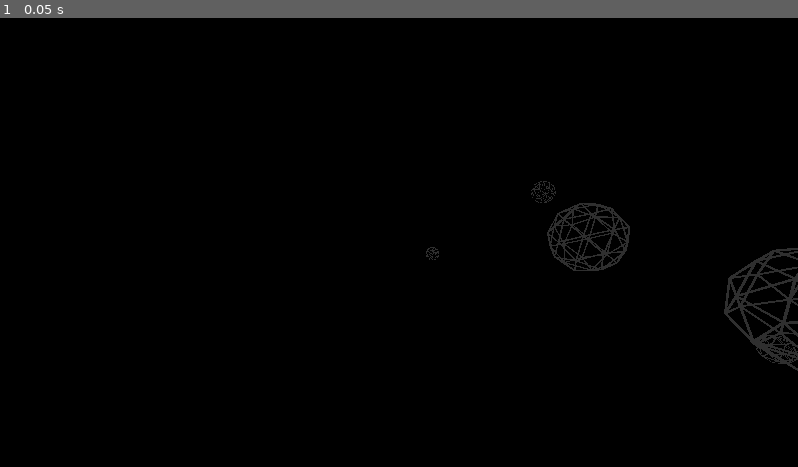
Above: before the commit, frame 1.
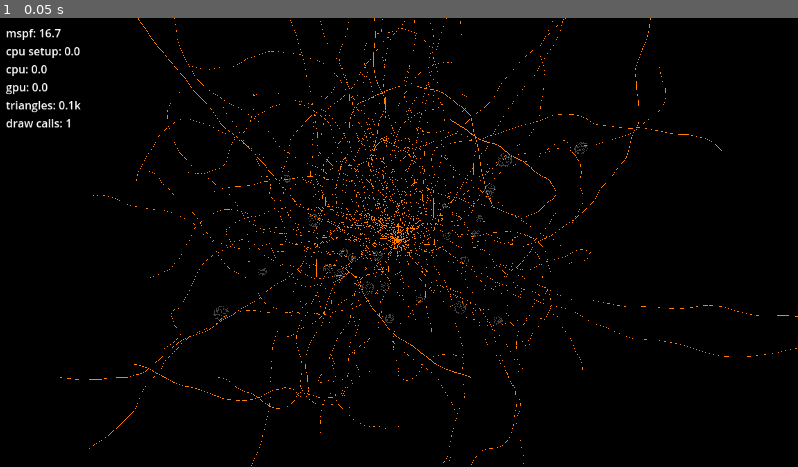
Above: after the commit, the same moment.

Repository: Draradech/NewtonWars3D
Game: Godot game, scene res://main.tscn
Same seed, same stepped clock (60 frames per second), same inputs: the game is played once before the commit and once after it.
Inputs:
- Up to frame 1 (0.05 s): no input

The runs differ from the first frame. In frame 1, 3.5% of the frame differs, in the area x 0-100%, y 0-100%.

Commit message:
camera, debug info, performance tests

Diff:
--- /dev/null
+++ b/camera.gd
@@ -0,0 +1,43 @@
+class_name OrbitCamera extends Camera3D
+
+# Mouse state
+var _mouse_move = Vector2(0.0, 0.0)
+
+# Movement state
+var _distance = 2000
+var _pitch = 0
+var _yaw = 0
+
+func _input(event):
+	# Receives mouse motion
+	if event is InputEventMouseMotion:
+		_mouse_move = event.relative
+
+	# Receives mouse button input
+	if event is InputEventMouseButton:
+		match event.button_index:
+			MOUSE_BUTTON_RIGHT: # Only allows rotation if right click down
+				Input.set_mouse_mode(Input.MOUSE_MODE_CAPTURED if event.pressed else Input.MOUSE_MODE_VISIBLE)
+			MOUSE_BUTTON_WHEEL_UP: # Decreases distance
+				_distance = clamp(_distance / 1.1, 1, 2000)
+			MOUSE_BUTTON_WHEEL_DOWN: # Increases distance
+				_distance = clamp(_distance * 1.1, 1, 2000)
+
+func _process(_delta):
+	var pos = Vector3(0, 0, _distance)
+
+	# Only rotates mouse if the mouse is captured
+	if Input.get_mouse_mode() == Input.MOUSE_MODE_CAPTURED:
+		_mouse_move *= 0.25
+		_yaw -= _mouse_move.x
+		_pitch -= _mouse_move.y
+		_mouse_move = Vector2(0, 0)
+
+		# Prevents looking up/down too far
+		_pitch = clamp(_pitch, -80, 80)
+
+	rotation.x = deg_to_rad(_pitch)
+	rotation.y = deg_to_rad(_yaw)
+	pos = pos.rotated(Vector3.RIGHT, deg_to_rad(_pitch))
+	pos = pos.rotated(Vector3.UP, deg_to_rad(_yaw))
+	position = pos
--- /dev/null
+++ b/debug_info.gd
@@ -0,0 +1,20 @@
+extends Label
+
+func _ready():
+	RenderingServer.viewport_set_measure_render_time(get_tree().root.get_viewport_rid(), true)
+
+func _process(delta):
+	text = "\
+	mspf: %.1f
+	cpu setup: %.1f
+	cpu: %.1f
+	gpu: %.1f
+	triangles: %.1fk
+	draw calls: %d" % [
+		delta * 1000,
+		RenderingServer.get_frame_setup_time_cpu(),
+		RenderingServer.viewport_get_measured_render_time_cpu(get_tree().root.get_viewport_rid()),
+		RenderingServer.viewport_get_measured_render_time_gpu(get_tree().root.get_viewport_rid()),
+		RenderingServer.get_rendering_info(RenderingServer.RENDERING_INFO_TOTAL_PRIMITIVES_IN_FRAME) * .001,
+		RenderingServer.get_rendering_info(RenderingServer.RENDERING_INFO_TOTAL_DRAW_CALLS_IN_FRAME),
+	]
--- a/main.tscn
+++ b/main.tscn
@@ -1,6 +1,10 @@
-[gd_scene load_steps=5 format=3 uid="uid://dmv0ts0ud224g"]
+[gd_scene load_steps=10 format=3 uid="uid://dmv0ts0ud224g"]
 
+[ext_resource type="Script" path="res://camera.gd" id="1_0xm2m"]
 [ext_resource type="Script" uid="uid://cxgelu4nsk3dv" path="res://spiral.gd" id="2_0xm2m"]
+[ext_resource type="Script" uid="uid://dh81qfh33pl13" path="res://debug_info.gd" id="3_1bvp3"]
+[ext_resource type="Script" uid="uid://rpfes1hbfskp" path="res://planets.gd" id="3_h2yge"]
+[ext_resource type="Script" uid="uid://b21fg0h6ou5qv" path="res://shots.gd" id="5_lquwl"]
 
 [sub_resource type="Environment" id="Environment_0xm2m"]
 background_mode = 1
@@ -13,13 +17,17 @@
 glow_blend_mode = 1
 glow_hdr_threshold = 1.2
 
-[sub_resource type="StandardMaterial3D" id="StandardMaterial3D_ig7tw"]
+[sub_resource type="StandardMaterial3D" id="StandardMaterial3D_1bvp3"]
 shading_mode = 0
 albedo_color = Color(0, 0.498039, 1, 1)
 
 [sub_resource type="StandardMaterial3D" id="StandardMaterial3D_h2yge"]
 shading_mode = 0
-albedo_color = Color(0.188235, 0.188235, 0.188235, 1)
+albedo_color = Color(0.25098, 0.25098, 0.25098, 1)
+
+[sub_resource type="StandardMaterial3D" id="StandardMaterial3D_lquwl"]
+shading_mode = 0
+albedo_color = Color(1, 0.498039, 0, 1)
 
 [node name="main" type="Node3D"]
 transform = Transform3D(1, 0, 0, 0, 1, 0, 0, 0, 1, 0.0197263, 0.00709414, 0.0119233)
@@ -28,10 +36,27 @@
 environment = SubResource("Environment_0xm2m")
 
 [node name="Camera3D" type="Camera3D" parent="."]
-transform = Transform3D(0.637739, 0.324966, -0.698346, 0, 0.906645, 0.421895, 0.770253, -0.269059, 0.578202, -0.650224, 2.30312, 3.54644)
-visible = false
+script = ExtResource("1_0xm2m")
 
 [node name="Spiral" type="Node3D" parent="."]
 script = ExtResource("2_0xm2m")
-mat_shot = SubResource("StandardMaterial3D_ig7tw")
-mat_planet = SubResource("StandardMaterial3D_h2yge")
+mat_shot = SubResource("StandardMaterial3D_1bvp3")
+
+[node name="Planets" type="Node3D" parent="."]
+script = ExtResource("3_h2yge")
+material = SubResource("StandardMaterial3D_h2yge")
+
+[node name="DebugInfo" type="Label" parent="."]
+offset_left = 10.0
+offset_top = 10.0
+offset_right = 57.0
+offset_bottom = 111.0
+text = "FPS:
+MSPF:
+CPU:
+GPU:"
+script = ExtResource("3_1bvp3")
+
+[node name="Shots" type="Node3D" parent="."]
+script = ExtResource("5_lquwl")
+material = SubResource("StandardMaterial3D_lquwl")
--- /dev/null
+++ b/planets.gd
@@ -0,0 +1,8 @@
+extends Node3D
+@export var material: BaseMaterial3D
+
+func _ready():
+	for i in range(24):
+		var sph = BeamSphere.new(Vector3(randf_range(-1000, 1000), randf_range(-500, 500), randf_range(-500, 500)), randf_range(20, 40), .5)
+		sph.mesh.surface_set_material(0, material)
+		add_child(sph)
--- /dev/null
+++ b/shots.gd
@@ -0,0 +1,17 @@
+extends Node3D
+
+@export var material: BaseMaterial3D
+
+func _ready():
+	for i in range(100):
+		var lin = Line3D.new()
+		lin.material = material
+		var dir = Vector3(randf_range(-1,1), randf_range(-1,1), randf_range(-1,1)).normalized()
+		var pos = Vector3(0, 0, 0)
+		for j in range(2000):
+			var axis = Vector3(randf_range(-1,1), randf_range(-1,1), randf_range(-1,1)).normalized()
+			dir = dir.rotated(axis, randf_range(deg_to_rad(1), deg_to_rad(5)))
+			pos += dir
+			lin.addPoint(pos)
+		lin.finalize()
+		add_child(lin)
--- a/spiral.gd
+++ b/spiral.gd
@@ -1,8 +1,6 @@
-@tool
 extends Node3D
 
 @export var mat_shot: BaseMaterial3D
-@export var mat_planet: BaseMaterial3D
 
 var tpnext: float = 0.0
 var ppnext: Vector3 = Vector3(0, 50. * sin(0), 50. * cos(0))
@@ -21,10 +19,6 @@
 	line = Line3D.new()
 	line.material = mat_shot
 	add_child(line)
-	for i in range(24):
-		var sph = BeamSphere.new(Vector3(randf_range(-1000, 1000), randf_range(-500, 500), randf_range(-500, 500)), randf_range(20, 40), .5)
-		sph.mesh.surface_set_material(0, mat_planet)
-		add_child(sph)
 
 var stop = 0
 func _process(delta: float):
@@ -40,7 +34,7 @@
 	line.tmpEnd(rplast + (rpnext - rplast) * (rt - rtplast) / (rtpnext - rtplast))
 
 var i: int = 0
-var slowdown: int = 100
+var slowdown: int = 10
 func _physics_process(delta: float):
 	i += 1
 	if i % slowdown == 0:
Not shown, added: debug_info.gd.uid
Not shown, added: planets.gd.uid
Not shown, added: shots.gd.uid
